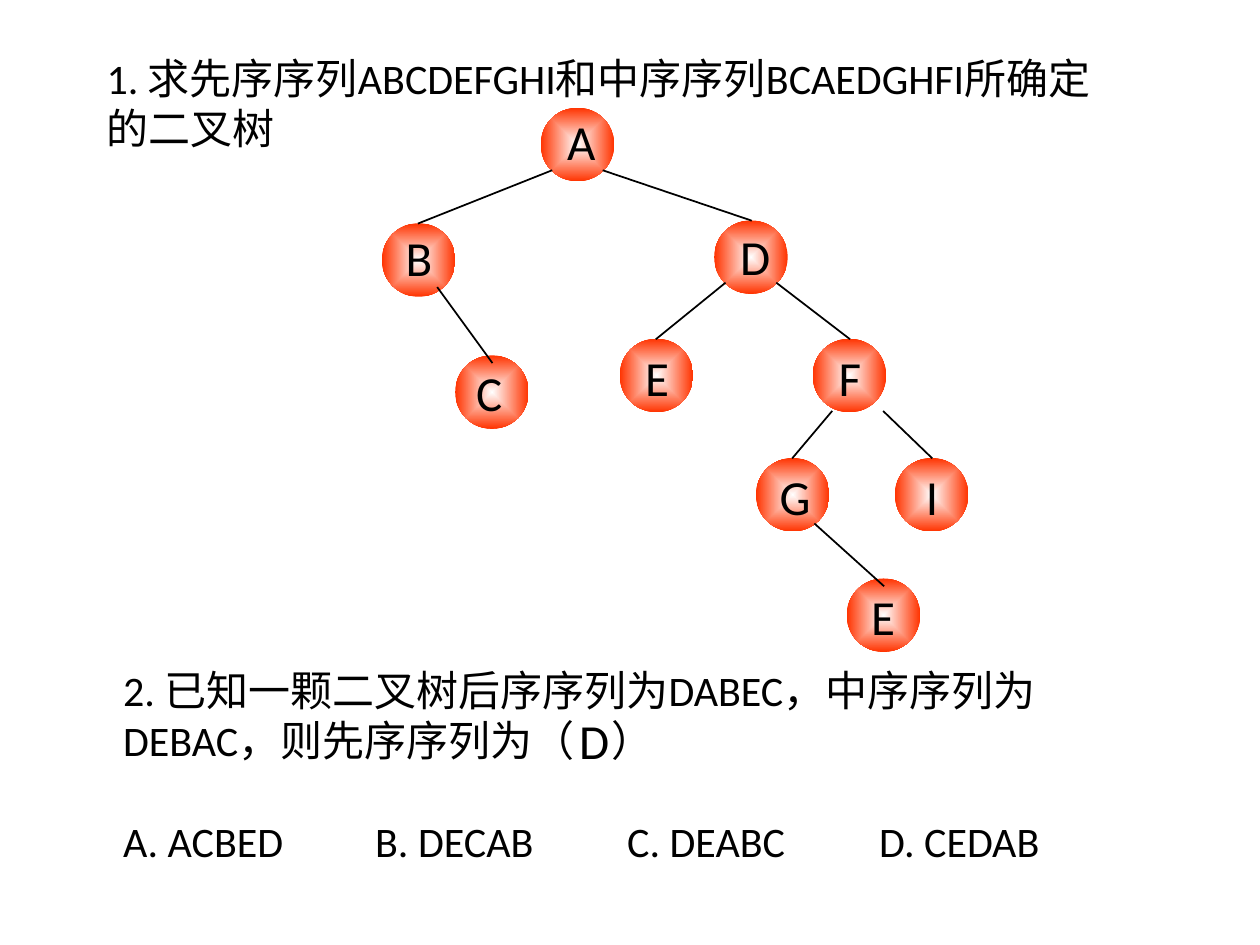
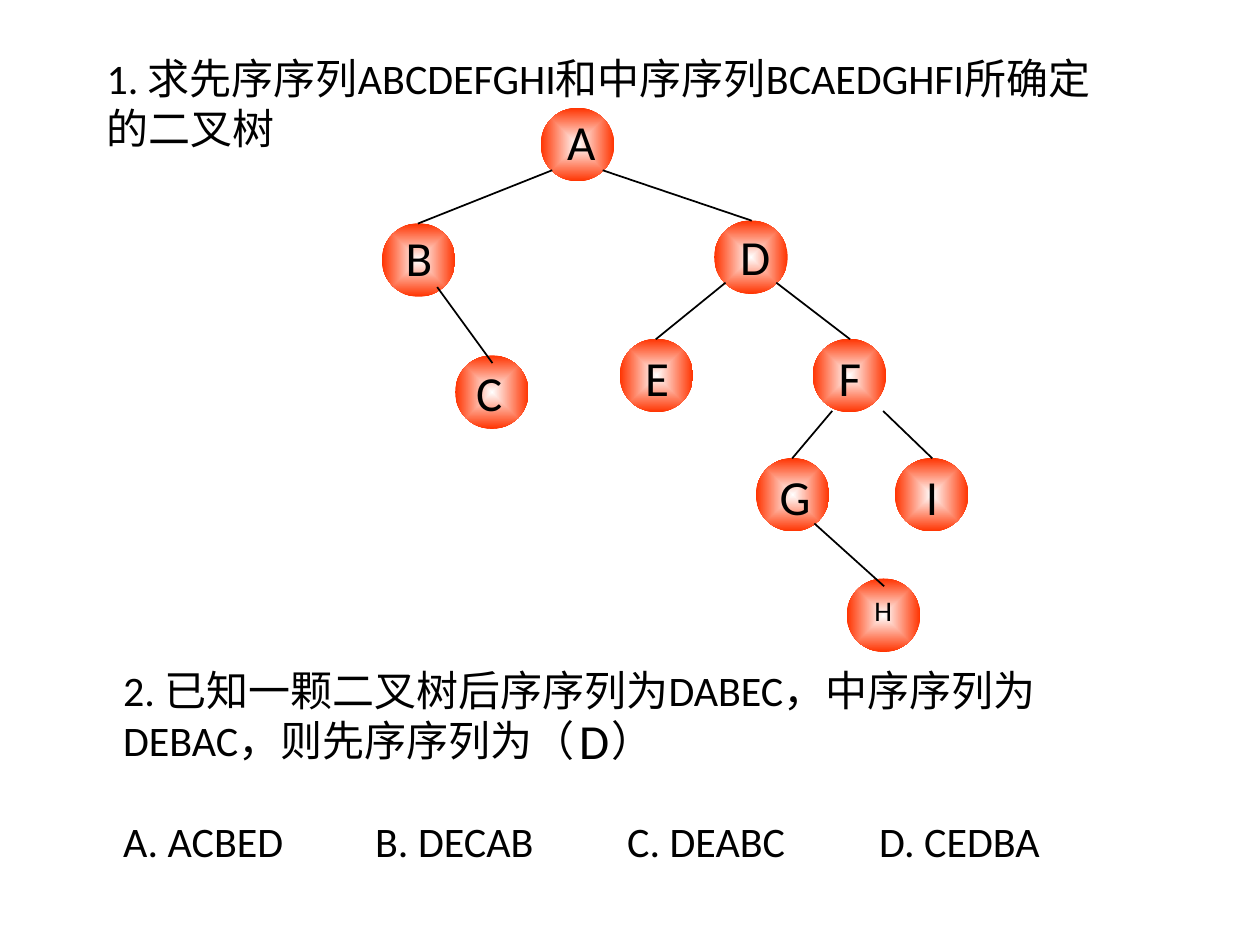
Before and after one commit to Gempittance/Data_Structur_Build, a slide deck: slide 54 of 数据结构PPT/ds6.pptx. Drawn at 1260x945 pixels with LibreOffice and Linux fonts; fonts in the diff are those of the drawing. Boxes give left, top, right and bottom in pixels: in the first picture for what was removed or moved away, otherwise in the second. Text is boxed around its words. In the diff, an @@ line names an element or a change of style, - is before the commit and + after.

Commit message:
修改06PPT

```diff
--- a/数据结构PPT/ds6.pptx
+++ b/数据结构PPT/ds6.pptx
@@ text at (874, 597, 892, 621): text changed @@
-E
+H
@@ text at (123, 829, 1039, 858): text changed @@
-A. ACBED B. DECAB C. DEABC D. CEDAB
+A. ACBED B. DECAB C. DEABC D. CEDBA
```
